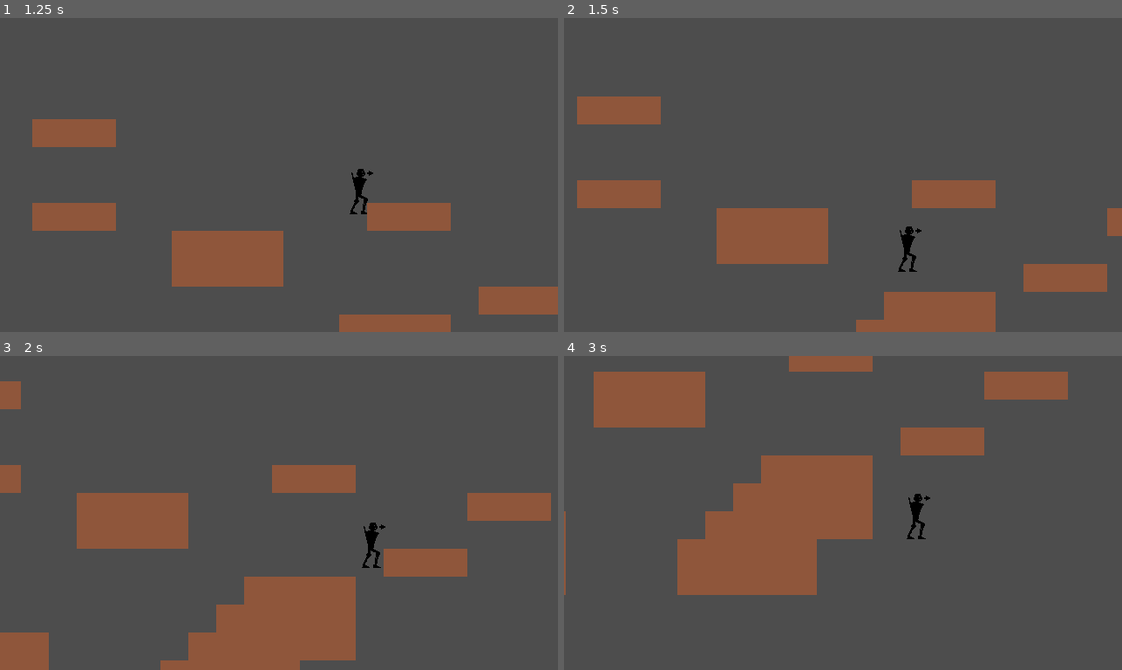
Above: before the commit, frames 1-4 (two rows, left to right).
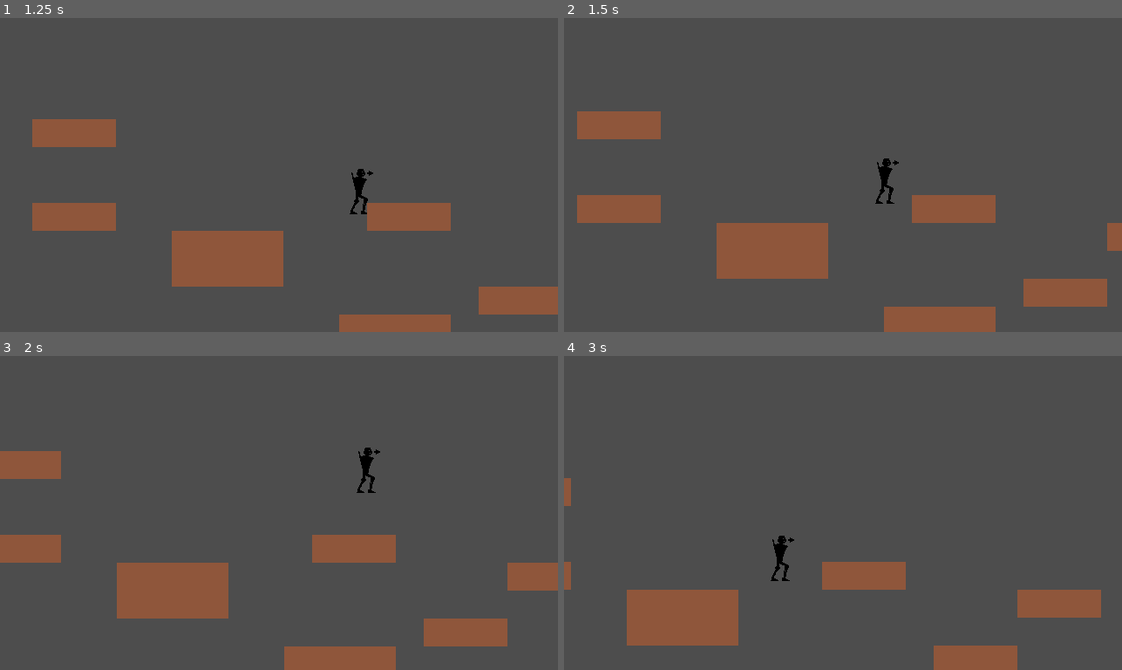
Above: after the commit, the same moments.

Repository: ThreeCoffees/2dplatformershooter
Game: Godot game, scene res://scenes/levels/game.tscn
Two runs of this game, one before a commit and one after it. Both use one fixed random seed, a clock stepped at 60 frames per second and the inputs below.
Inputs:
- Up to frame 1 (1.25 s): tap Enter at 0.5 s; hold D (move_right) from 0.53 s (still down); tap W (jump) at 0.6, 0.77, 1.07 s
- Up to frame 2 (1.5 s): keep holding D (move_right); tap W (jump) at 1.35 s
- Up to frame 3 (2 s): keep holding D (move_right); tap W (jump) at 1.52, 1.82 s
- Up to frame 4 (3 s): release D (move_right) at 2.03 s; hold A (move_left) 2.03-2.78 s; tap W (jump) at 2.1, 2.85 s; hold D (move_right) from 2.78 s (still down)

Frame 1 is identical in both runs. In frame 2, 9.4% of the frame differs, in the area x 2-100%, y 25-100%; in frame 3, 25%; in frame 4, 26%, in the area x 0-97%, y 0-100%.

Commit message:
added wall jump

Diff:
--- /dev/null
+++ b/scenes/components/movement/wall_jump_component.gd
@@ -0,0 +1,25 @@
+class_name WallJumpComponent
+extends Node
+
+@export var raycast_left: RayCast2D
+@export var raycast_right: RayCast2D
+@export var wall_jump_velocity: float = -400.0
+@export var wall_jump_pushback: float = 200.0
+
+func handle_wall_jump(body: CharacterBody2D, jump_input: JumpInput) -> void:
+	if jump_input.wants_jump and can_jump(body):
+		wall_jump(body)
+
+func can_jump(body: CharacterBody2D) -> bool:
+	return raycast_left.is_colliding() or raycast_right.is_colliding()
+
+func wall_jump(body: CharacterBody2D) -> void:
+	body.velocity.y = wall_jump_velocity
+	body.velocity.x = wall_jump_pushback * get_direction()
+
+func get_direction() -> int:
+	if raycast_left.is_colliding():
+		return 1
+	elif raycast_right.is_colliding():
+		return -1
+	return 0
--- /dev/null
+++ b/scenes/components/movement/wall_jump_component.tscn
@@ -0,0 +1,6 @@
+[gd_scene load_steps=2 format=3 uid="uid://cyptpny7snkgl"]
+
+[ext_resource type="Script" uid="uid://1q7vklf180p5" path="res://scenes/components/movement/wall_jump_component.gd" id="1_hwybc"]
+
+[node name="WallJumpComponent" type="Node"]
+script = ExtResource("1_hwybc")
--- a/scenes/entities/player.gd
+++ b/scenes/entities/player.gd
@@ -6,6 +6,7 @@
 @export var input_component: InputComponent
 @export var movement_component: MovementComponent
 @export var jump_component: JumpComponent
+@export var wall_jump_component: WallJumpComponent
 @export var animation_component: AnimationComponent
 
 func _ready() -> void:
@@ -15,6 +16,7 @@
 	gravity_component.handle_gravity(self, delta)
 	movement_component.handle_horizontal_movement(self, input_component.input_horizontal)
 	jump_component.handle_jump(self, input_component.get_jump_input())
+	wall_jump_component.handle_wall_jump(self, input_component.get_jump_input())
 
 	animation_component.handle_move_animation(input_component.input_horizontal)
 	animation_component.handle_jump_animation(jump_component.is_jumping, !jump_component.is_going_up)
--- a/scenes/entities/player.tscn
+++ b/scenes/entities/player.tscn
@@ -6,6 +6,7 @@
 [ext_resource type="PackedScene" uid="uid://cvvqyfpy4vljy" path="res://scenes/components/input_component.tscn" id="4_dqkch"]
 [ext_resource type="PackedScene" uid="uid://d01yesj4e04jf" path="res://scenes/components/movement/movement_component.tscn" id="5_qlg0r"]
 [ext_resource type="PackedScene" uid="uid://dhasqn4jim5yj" path="res://scenes/components/movement/animation_component.tscn" id="6_tuyoq"]
+[ext_resource type="PackedScene" uid="uid://cyptpny7snkgl" path="res://scenes/components/movement/wall_jump_component.tscn" id="8_dnykm"]
 [ext_resource type="PackedScene" uid="uid://qhs724y35i78" path="res://scenes/components/movement/advanced_jump_component.tscn" id="8_smehm"]
 
 [sub_resource type="AtlasTexture" id="AtlasTexture_fjrip"]
@@ -55,12 +56,13 @@
 radius = 9.0
 height = 52.0
 
-[node name="Player" type="CharacterBody2D" node_paths=PackedStringArray("gravity_component", "input_component", "movement_component", "jump_component", "animation_component")]
+[node name="Player" type="CharacterBody2D" node_paths=PackedStringArray("gravity_component", "input_component", "movement_component", "jump_component", "wall_jump_component", "animation_component")]
 script = ExtResource("1_g2els")
 gravity_component = NodePath("GravityComponent")
 input_component = NodePath("InputComponent")
 movement_component = NodePath("MovementComponent")
 jump_component = NodePath("AdvancedJumpComponent")
+wall_jump_component = NodePath("WallJumpComponent")
 animation_component = NodePath("AnimationComponent")
 
 [node name="AnimatedSprite2D" type="AnimatedSprite2D" parent="."]
@@ -83,3 +85,16 @@
 sprite = NodePath("../AnimatedSprite2D")
 
 [node name="AdvancedJumpComponent" parent="." instance=ExtResource("8_smehm")]
+
+[node name="WallJumpComponent" parent="." node_paths=PackedStringArray("raycast_left", "raycast_right") instance=ExtResource("8_dnykm")]
+raycast_left = NodePath("../RayCastLeft")
+raycast_right = NodePath("../RayCastRight")
+wall_jump_pushback = 250.0
+
+[node name="RayCastRight" type="RayCast2D" parent="."]
+position = Vector2(0, -26)
+target_position = Vector2(25, 0)
+
+[node name="RayCastLeft" type="RayCast2D" parent="."]
+position = Vector2(0, -26)
+target_position = Vector2(-25, 0)
Not shown, added: scenes/components/movement/wall_jump_component.gd.uid
Not shown: 1 places in scenes/entities/player.tscn that only renumber resources
